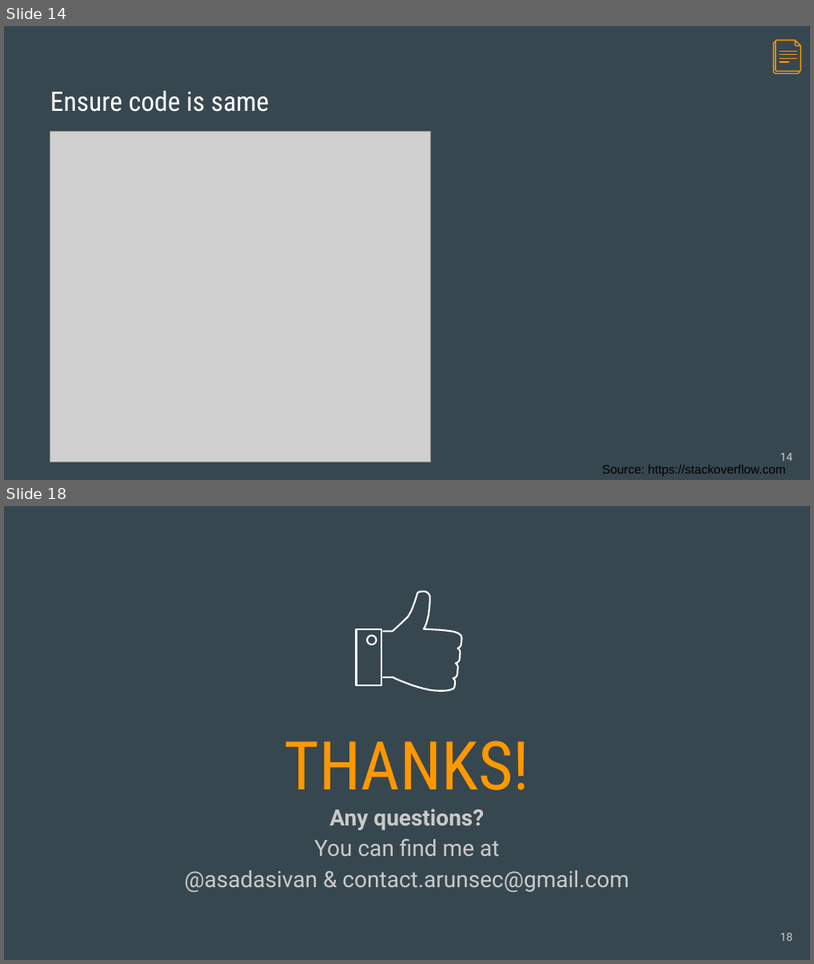
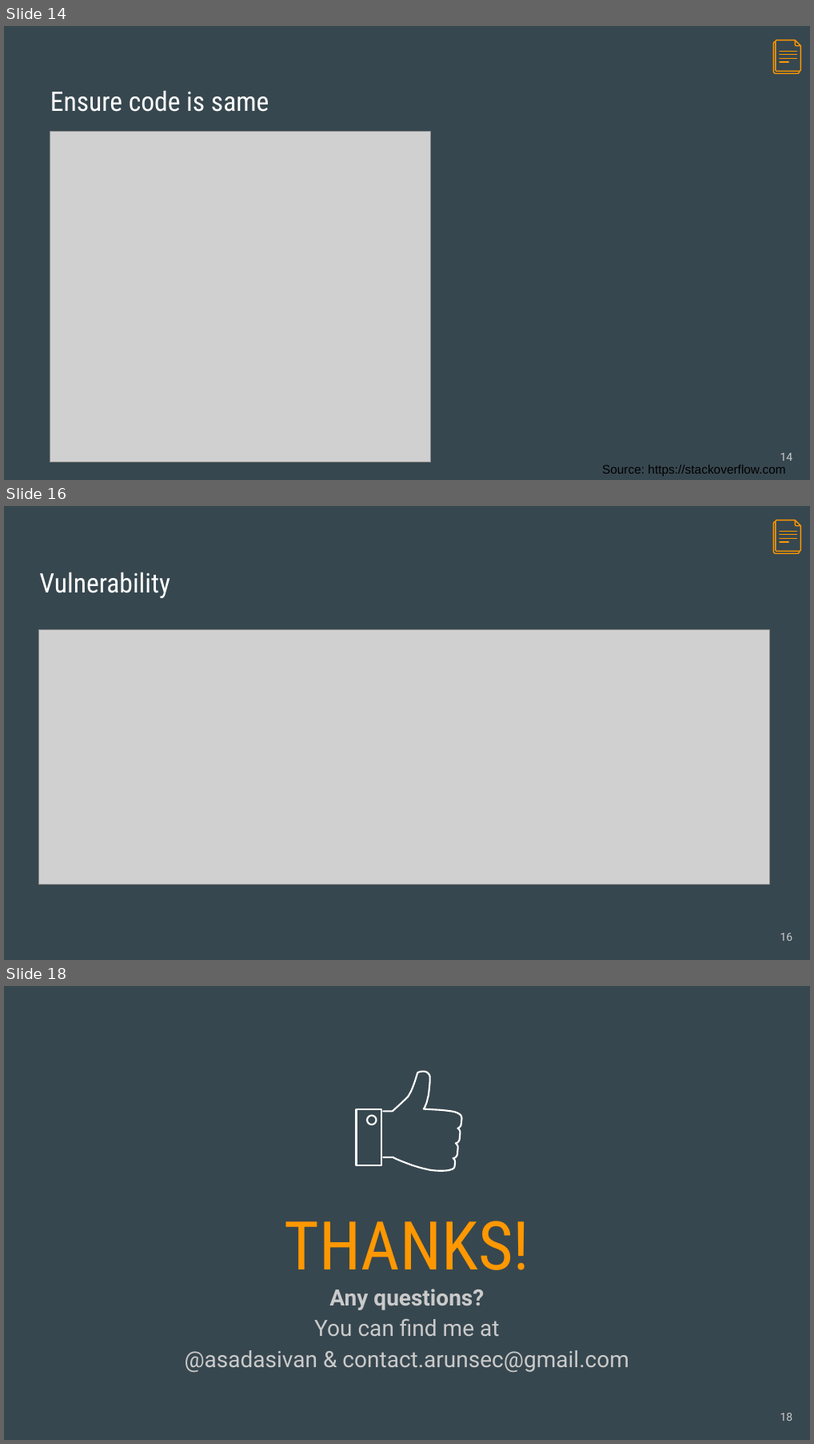
Before and after one commit to asadasivan/lascon_nft_ctf, a slide deck: docs/Lascon2022_badgegame.pptx. Shown one above the other, each under a label of ours: slides 14 and 18 before the commit, slides 14, 16 and 18 after it; the slides between them are not shown. The pictures are 814x964 and 814x1444 pixels, drawn with LibreOffice and Linux fonts; fonts in the diff are those of the drawing; grey boxes stand for pictures. Boxes give left, top, right and bottom in pixels: in the first picture for what was removed or moved away, otherwise in the second. Text is boxed around its words. In the diff, an @@ line names an element or a change of style, - is before the commit and + after.

```diff
--- a/docs/Lascon2022_badgegame.pptx
+++ b/docs/Lascon2022_badgegame.pptx
@@ slide 16 added at bbox=[4, 506, 810, 960], background #37474F @@
@@ group added at bbox=[774, 520, 802, 553]: 7 freeform shapes @@
@@ title added at bbox=[39, 572, 170, 598], 24 pt, text #FFFFFF @@
+Vulnerability
@@ picture added at bbox=[38, 630, 770, 884] @@
@@ page number added at bbox=[781, 932, 794, 940], 10 pt, text #CACACA @@
+16
```
Also in this commit, not shown: 7 slides changed, 1 other slide added, 2 slides removed.
